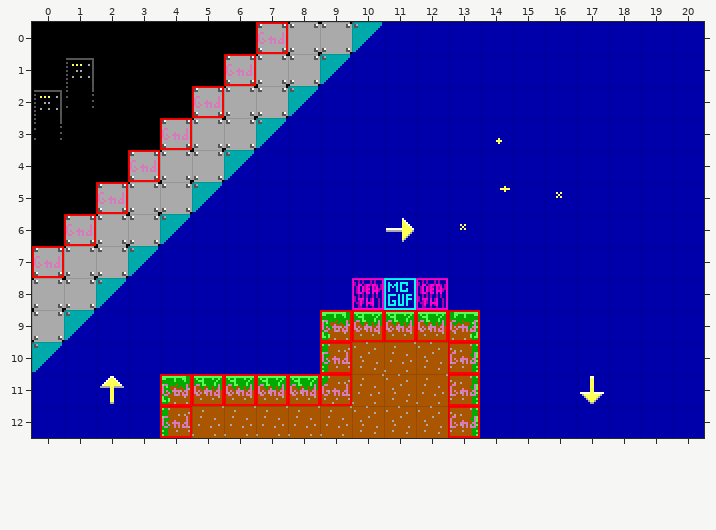
Tiled map -- levels/0D03.tmx. That is the earlier state.
Cells are 16x16 px. Shown: x 0..20, y 0..12.
Once edited:
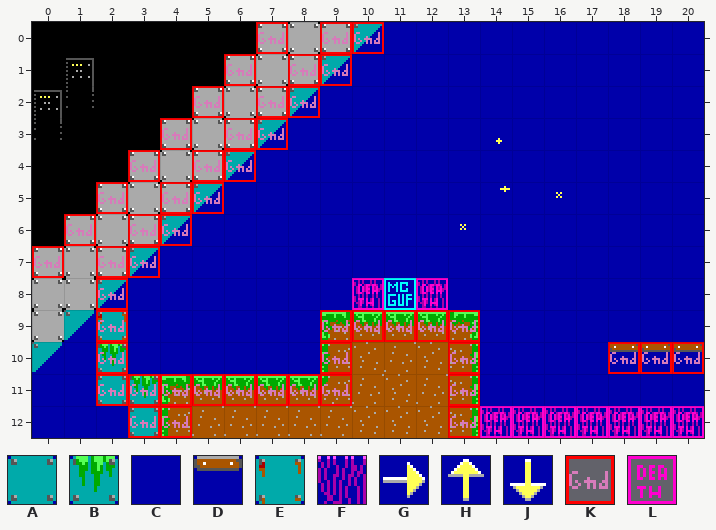
Key: from "Tileset": A 40, B 41, C 44, D 45, E 60, F 61, G 202, H 221, J 222; from "obj_layer": K 1, L 3.
_ is an empty cell.
The edit:
Layer "bg":
y 6: x 11 G -> C
y 9: x 2 C -> E
y 10: x 2 C -> B; x 18..20 CCC -> DDD
y 11: x 2..3 HC -> AB; x 17 J -> C
y 12: x 3 C -> A; x 14..20 CCCCCCC -> FFFFFFF
Layer "col":
y 0: x 9..10 __ -> KK
y 1: x 8..9 __ -> KK
y 2: x 7..8 __ -> KK
y 3: x 6..7 __ -> KK
y 4: x 5..6 __ -> KK
y 5: x 4..5 __ -> KK
y 6: x 3..4 __ -> KK
y 7: x 2..3 __ -> KK
y 8..9: x 2 _ -> K
y 10: x 2 _ -> K; x 18..20 ___ -> KKK
y 11: x 2..3 __ -> KK
y 12: x 3 _ -> K; x 14..20 _______ -> LLLLLLL
